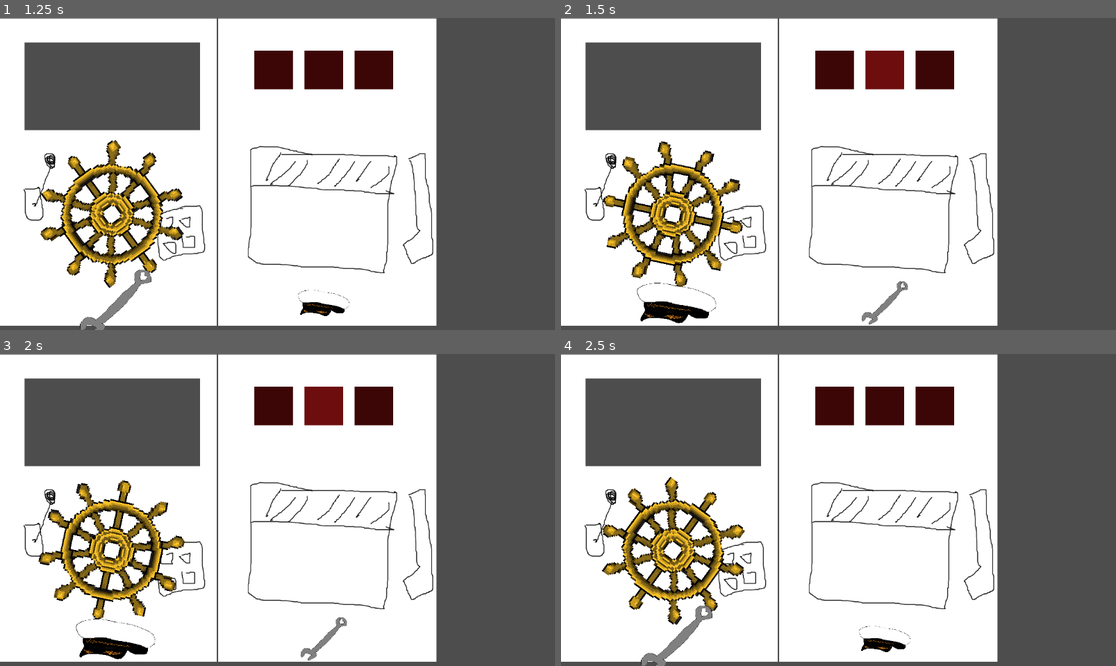
Above: before the commit, frames 1-4 (two rows, left to right).
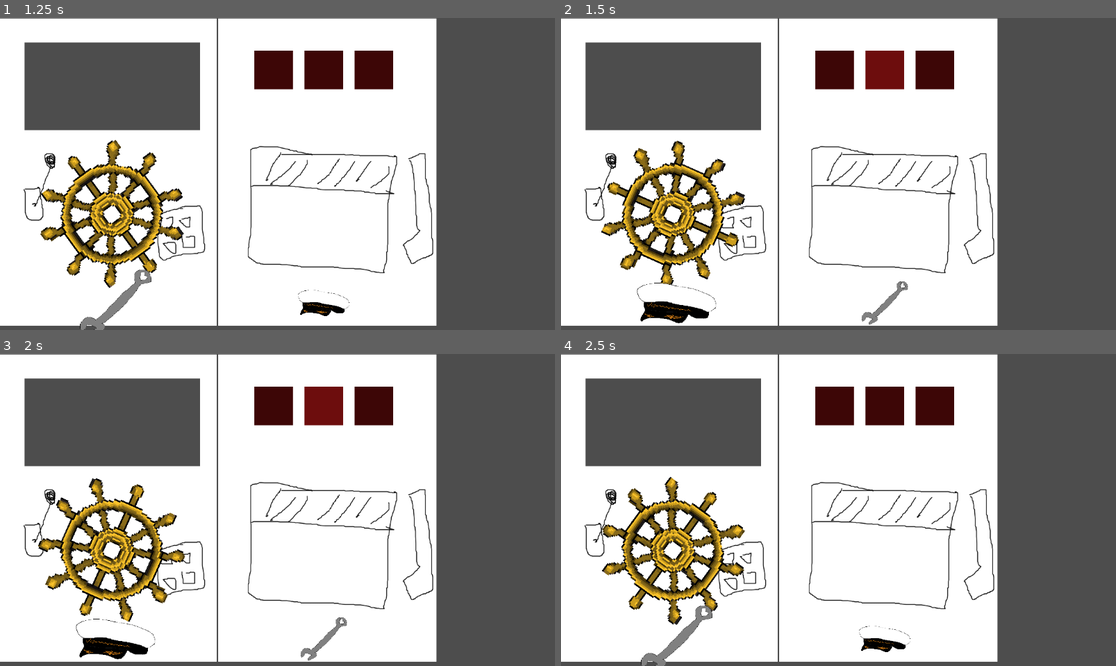
Above: after the commit, the same moments.

Repository: alifeee/space-pirates
Game: Godot game, scene res://NodeScenes/Main.tscn
The game is run twice, just before and just after one commit, with the same random seed, the same clock (stepped at 60 frames per second) and the same inputs.
Inputs (mouse positions are in pixels of both pictures, inside the frame that each line leads up to):
- Up to frame 1 (1.25 s): tap Enter at 0.5 s; move the mouse to (399, 158) at 0.52 s; hold Right (right) from 0.53 s (still down); tap Space (add_coal) at 0.6 s; click (399, 158) at 0.67 s
- Up to frame 2 (1.5 s): keep holding Right (right); tap Space (add_coal) at 1.25 s; move the mouse to (727, 189) at 1.27 s; tap Page Up (player1_action1) at 1.35 s; click (727, 189) at 1.42 s
- Up to frame 3 (2 s): keep holding Right (right)
- Up to frame 4 (2.5 s): move the mouse to (894, 441) at 2.02 s; release Right (right) at 2.03 s; hold Left (left) from 2.03 s (still down); tap Space (add_coal) at 2.1 s; click (894, 441) at 2.17 s

Frame 1 is identical in both runs. In frame 2, 5.6% of the frame differs, in the area x 7-34%, y 39-87%; in frame 3, 5.6%, in the area x 6-34%, y 39-86%; in frame 4, nothing differs.

Commit message:
add mouse movement to ship wheel

Diff:
--- a/NodeScenes/Wheel.gd
+++ b/NodeScenes/Wheel.gd
@@ -9,6 +9,10 @@
 
 @export var controller: int = 0
 
+var steering = false
+const CLICK_RADIUS = 150
+const MOUSE_CONTROL_SPEED = .01
+
 # Called when the node enters the scene tree for the first time.
 func _ready():
 	pass # Replace with function body.
@@ -16,15 +20,18 @@
 # Called every frame. 'delta' is the elapsed time since the previous frame.
 func _process(delta):
 	if controller == 0:
+		# controller movement
 		var joy_amount = Input.get_axis("player0_left", "player0_right")
-
 		var speed
 		if joy_amount == 0:
 			speed = RESET_SPEED
 		else: #joystick engaged
 			speed = CONTROL_SPEED
+		if not steering:
+			rotation = move_toward(rotation, joy_amount * ROTATION_MAX, speed * delta)
 
-		rotation = move_toward(rotation, joy_amount * ROTATION_MAX, speed * delta)
+		# mouse movement
+		# see _input
 	elif controller == 1:
 		var direction = Input.get_axis("player1_action1", "player1_action2")
 
@@ -32,3 +39,23 @@
 			rotation = move_toward(rotation, ROTATION_MAX, CONTROL_SPEED * delta)
 		elif direction == -1:
 			rotation = move_toward(rotation, -ROTATION_MAX, CONTROL_SPEED * delta)
+
+func _input(event):
+	if event is InputEventMouseButton and event.button_index == MOUSE_BUTTON_LEFT:
+		if (event.position - self.position).length() < CLICK_RADIUS:
+			if not steering and event.pressed:
+				steering = true
+				Input.set_mouse_mode(Input.MOUSE_MODE_CAPTURED)
+		if steering and not event.pressed:
+			steering = false
+			Input.set_mouse_mode(Input.MOUSE_MODE_VISIBLE)
+
+	if event is InputEventMouseMotion and steering:
+		var xmove = event.relative.x
+
+		if xmove > 0:
+			rotation = move_toward(rotation, ROTATION_MAX, MOUSE_CONTROL_SPEED * xmove)
+		elif xmove < 0:
+			rotation = move_toward(rotation, -ROTATION_MAX, - MOUSE_CONTROL_SPEED * xmove)
+
+#		rotation = xmoive
